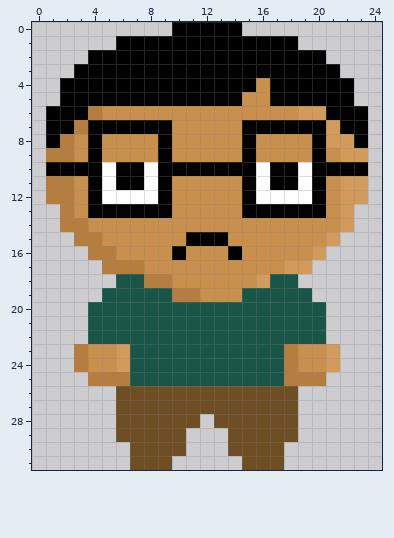
A pixel-art sprite gets an edit: images/character_front.png. Above, as it was before the edit.
The file is 25x32 pixels.
New version:
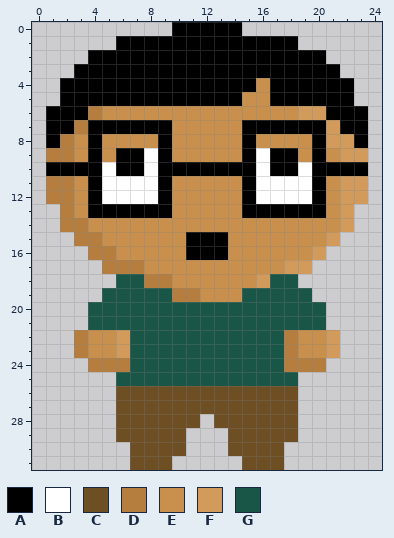
Palette (. is transparent): A #000000  B #ffffff  C #6e4e23  D #b67e3e  E #c98f4c  F #d29b5c  G #195648
Edits made:
y 9: x 6..8 EEE -> AAB; x 16..18 EEE -> BAA
y 11: x 6..7 AA -> BB; x 17..18 AA -> BB
y 16: x 10..14 AEEEA -> EAAAE
y 22: x 3..6 .GGG -> DEEF; x 18..21 GGG. -> DEEF
y 24: x 3..6 DEEF -> .DDD; x 19..21 EEF -> DD.
y 25: x 4..6 DDD -> ..G; x 18..20 DDD -> G..
Pixel boxes of the changes (left, top, right, bottom) in both pictures:
changed: (116, 148, 158, 190)
changed: (256, 148, 298, 190)
changed: (172, 246, 242, 260)
changed: (74, 330, 130, 386)
changed: (284, 330, 340, 386)
